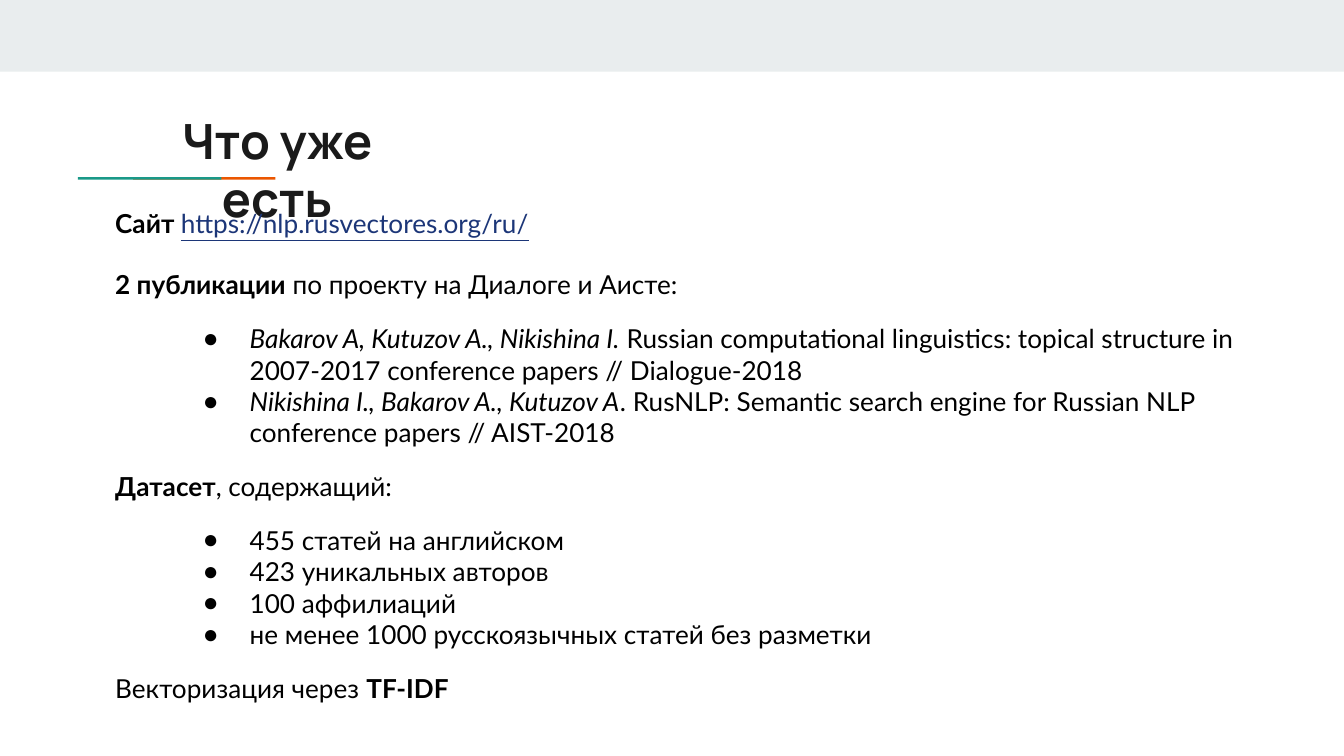
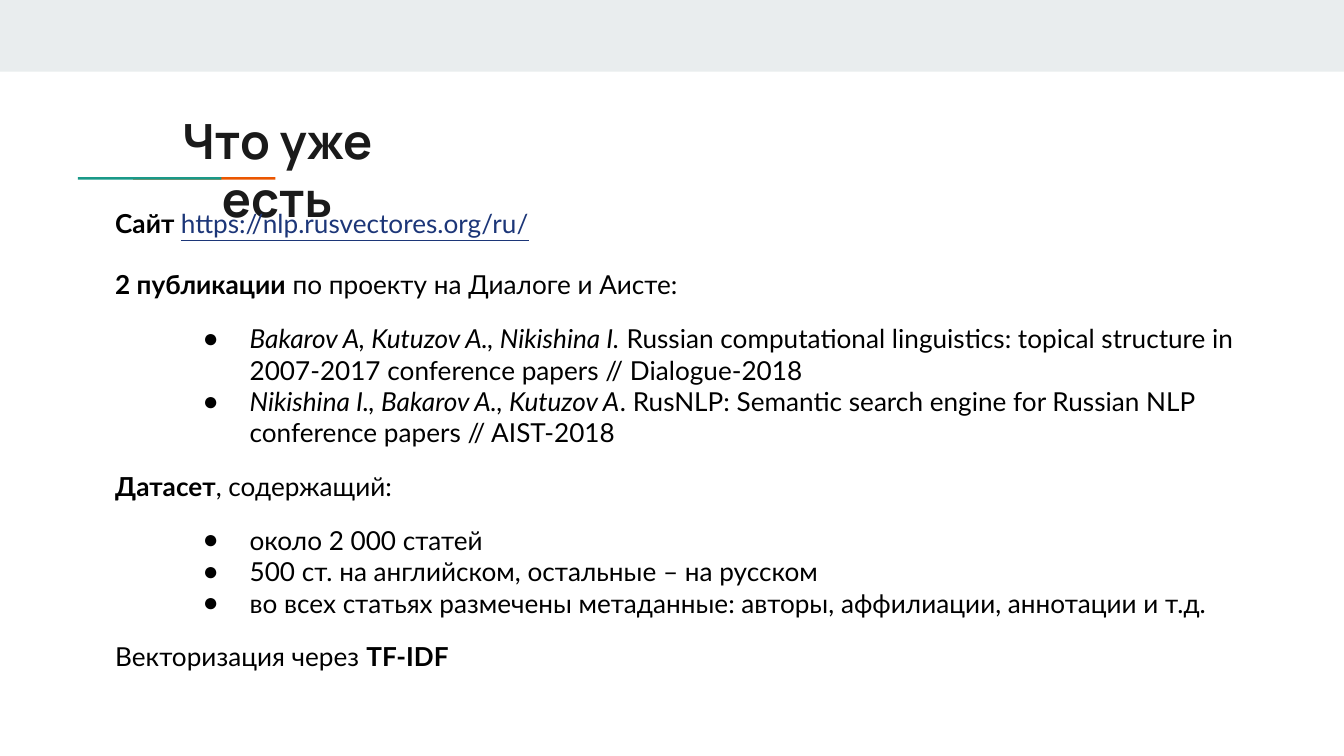
Before and after one commit to rusnlp/hse_nis, a slide deck: slide 4 of presentations/RUSNLP.pptx. Drawn at 1344x756 pixels with LibreOffice and Linux fonts; fonts in the diff are those of the drawing. Boxes give left, top, right and bottom in pixels: in the first picture for what was removed or moved away, otherwise in the second. Text is boxed around its words. In the diff, an @@ line names an element or a change of style, - is before the commit and + after.

```diff
--- a/presentations/RUSNLP.pptx
+++ b/presentations/RUSNLP.pptx
@@ text at (250,531,1206,617): text changed @@
-● 455 статей на английском
-● 423 уникальных авторов
-● 100 аффилиаций
-● не менее 1000 русскоязычных статей без разметки
+● около 2 000 статей
+● 500 ст. на английском, остальные – на русском
+● во всех статьях размечены метаданные: авторы, аффилиации, аннотации и т.д.
```
Also in this commit, not shown: 4 other slides changed.
